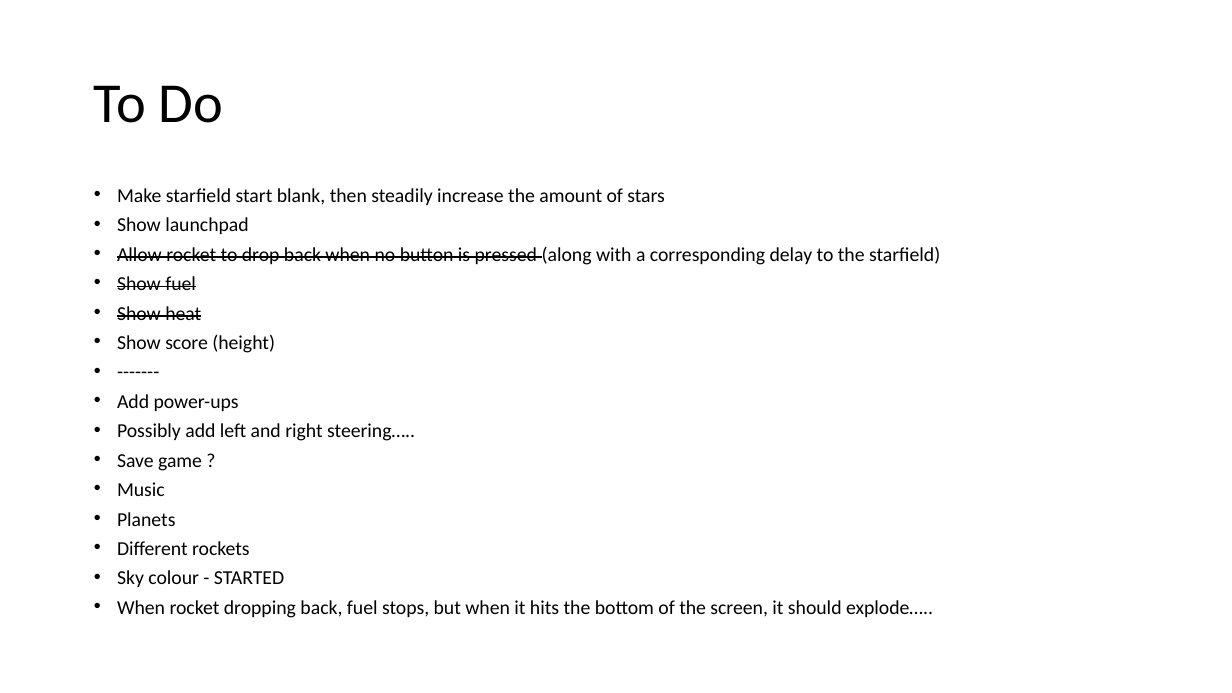
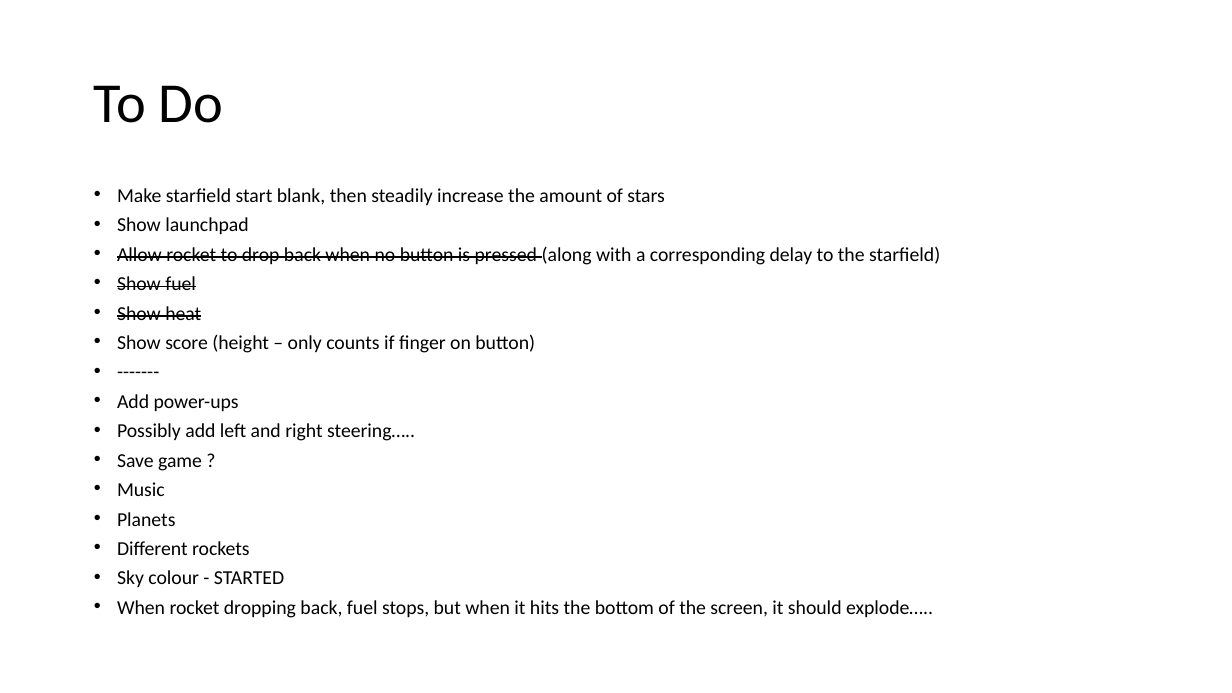
Before and after one commit to alshapton/Skyrokit, a slide deck: slide 2 of notes.pptx. Drawn at 1232x693 pixels with LibreOffice and Linux fonts; fonts in the diff are those of the drawing. Boxes give left, top, right and bottom in pixels: in the first picture for what was removed or moved away, otherwise in the second. Text is boxed around its words. In the diff, an @@ line names an element or a change of style, - is before the commit and + after.

```diff
--- a/notes.pptx
+++ b/notes.pptx
@@ text at [117,334,535,353]: text changed @@
-• Show score (height)
+• Show score (height – only counts if finger on button)
```
Also in this commit, not shown: 2 other slides changed, 1 slide added, 1 slide removed, 2 other files.
